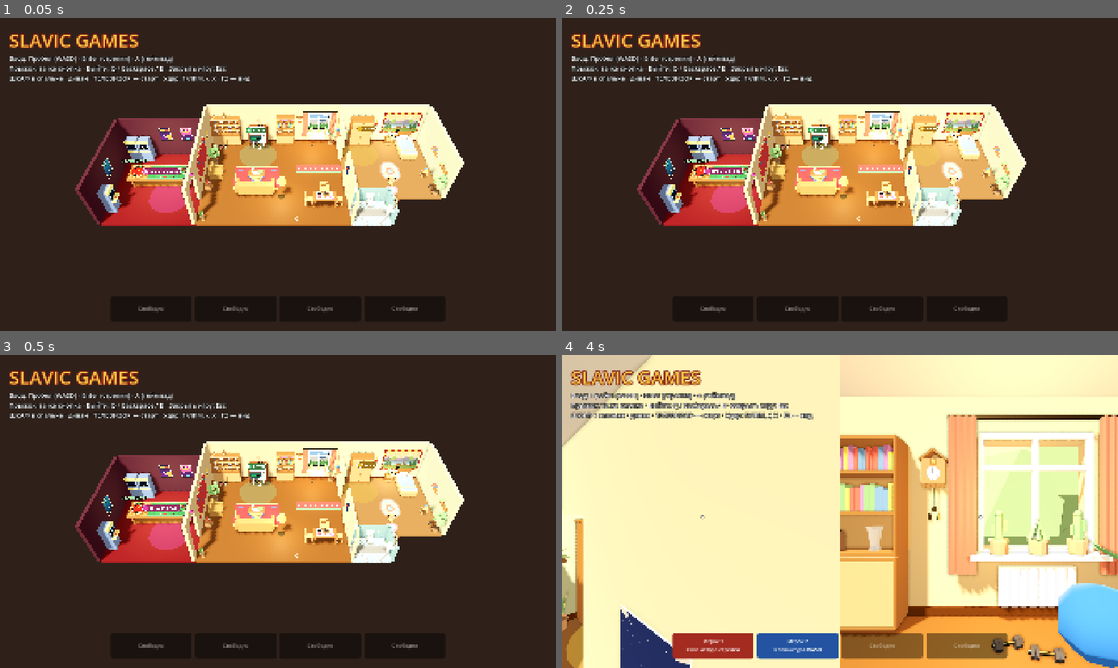
Above: before the commit, frames 1-4 (two rows, left to right).
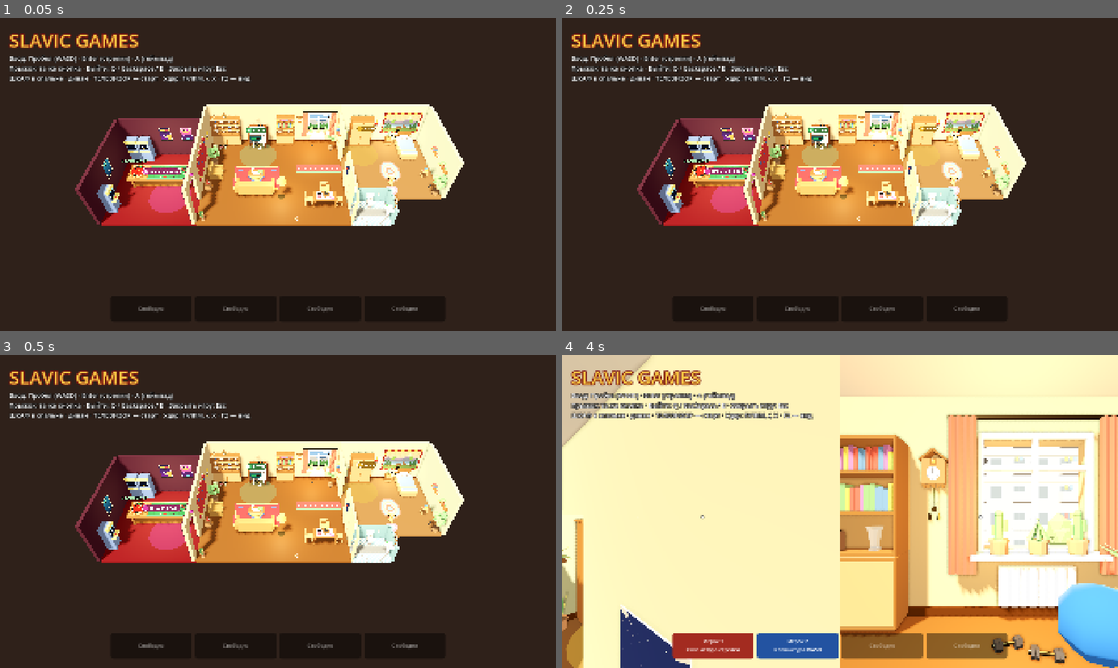
Above: after the commit, the same moments.

Repository: Gabrie1code/slavic-games
Game: Godot game, scene res://scenes/lobby/local_lobby.tscn
The game is run twice, just before and just after one commit, with the same random seed, the same clock (stepped at 60 frames per second) and the same inputs. Sound files missing from this copy of the repository are replaced by a short silence.
Inputs (mouse positions are in pixels of both pictures, inside the frame that each line leads up to):
- Up to frame 1 (0.05 s): no input
- Up to frame 2 (0.25 s): no input
- Up to frame 3 (0.5 s): no input
- Up to frame 4 (4 s): tap Enter (menu_arrow_confirm) at 0.5, 3.5 s; move the mouse to (962, 495) at 0.52 s; hold Right (menu_arrow_right) 0.53-1.28 s; tap Keypad Enter at 0.6 s; click (962, 495) at 0.67 s; tap Space at 0.77, 1.07, 1.52, 1.82, 3.77 s; move the mouse to (812, 511) at 1.27 s; hold Up (menu_arrow_up) 1.28-2.75 s; tap E at 1.35 s; move the mouse to (851, 505) at 2.02 s; tap Q at 2.1 s; drag from (812, 574) to (673, 464) at 2.77 s; move the mouse to (1006, 558) at 3.52 s; hold Left (menu_arrow_left) from 3.53 s (still down); tap C at 3.6 s

The runs differ from the first frame. In frame 1, less than 0.1% of the frame differs, in the area x 59-62%, y 35-43%; in frame 2, less than 0.1%; in frame 3, less than 0.1%; in frame 4, 4.2%, in the area x 75-100%, y 29-75%.

Commit message:
Вид из окна: высокий 3D-дом, деревья ниже, кусты, тропинки, голуби гуляют и улетают; пальма вперёд от шторы
Co-Authored-By: Claude Opus 5.5 <noreply@anthropic.com>
Claude-Session: https://claude.ai/code/session_01D8uwbRJurrt4bqrYm2joHC

Diff:
--- a/scenes/lobby/apartment.gd
+++ b/scenes/lobby/apartment.gd
@@ -408,53 +408,15 @@
 		Vector3((hx0 + hx1) / 2, hole.end.y + top / 2, z), material)
 
 
-## «Объёмный» вид из окна: плоские картинки на разной глубине за проёмом (деревья у дома,
-## дома напротив с двором, небо). Ближние при движении сдвигаются сильнее — получается объём.
-## Всё это видят только камеры от первого лица; сверху в проёме — плоская картинка.
+## «Объёмный» вид из окна: настоящий двор за проёмом (WindowView). Его видят только камеры
+## от первого лица; сверху в проёме — плоская картинка.
 func _build_window_view(window_pos: Vector3) -> void:
 	_hide_window_sky(_last_window)
 	var center_x := window_pos.x
-	var layers := [
-		# [картинка, ширина, высота, низ по Y, глубина за стеной]
-		["window_houses", 120.0, 18.0, -6.0, 28.0],
-		# Небо огромное: под любым углом из окна за ним не видно пустоты (была коричневая кайма).
-		["window_sky", 600.0, 320.0, -60.0, 60.0],
-	]
-	for layer: Array in layers:
-		var quad := MeshInstance3D.new()
-		var mesh := QuadMesh.new()
-		mesh.size = Vector2(layer[1], layer[2])
-		quad.mesh = mesh
-		var mat := StandardMaterial3D.new()
-		mat.albedo_texture = load("res://assets/textures/window/%s.png" % layer[0])
-		mat.shading_mode = BaseMaterial3D.SHADING_MODE_UNSHADED
-		if layer[0] != "window_sky":
-			mat.transparency = BaseMaterial3D.TRANSPARENCY_ALPHA_SCISSOR
-		quad.material_override = mat
-		quad.cast_shadow = GeometryInstance3D.SHADOW_CASTING_SETTING_OFF
-		quad.layers = FP_ONLY_LAYER
-		quad.position = Vector3(center_x, float(layer[3]) + float(layer[2]) / 2.0,
-			BACK_Z - 0.2 - float(layer[4]))
-		add_child(quad)
-	# Земля двора под окнами (между стеной и деревьями видно, если смотреть вниз).
-	var ground := _box(Vector3(400, 0.1, 60), Vector3(center_x, -6.05, BACK_Z - 30.2),
-		_mat(Color(0.37, 0.5, 0.28), 1.0))
-	ground.layers = FP_ONLY_LAYER
-	# Деревья у дома — настоящие 3D-модели на разной глубине (при ходьбе видно, что они объёмные).
-	var trees: Array[Vector3] = [
-		Vector3(-6.0, 0, 6.0), Vector3(-2.5, 0, 9.5), Vector3(2.0, 0, 6.5), Vector3(5.5, 0, 10.5),
-		Vector3(8.5, 0, 7.0), Vector3(-9.5, 0, 12.0), Vector3(0.5, 0, 15.0), Vector3(-4.0, 0, 18.0),
-	]
-	for i in trees.size():
-		var model := "tree_poplar" if i % 2 == 0 else "tree_birch"
-		var tree := (load("res://assets/models/courtyard/%s.glb" % model) as PackedScene) \
-			.instantiate() as Node3D
-		tree.position = Vector3(center_x + trees[i].x, -6.0, BACK_Z - 0.2 - trees[i].z)
-		tree.rotation.y = i * 1.7
-		tree.scale = Vector3.ONE * (1.6 + (i % 3) * 0.15)
-		add_child(tree)
-		_set_layers(tree, FP_ONLY_LAYER)
-		_no_shadow(tree)
+	# Двор за окном: небо, газон, тропинка, 3D-хрущёвки, деревья, кусты, голуби (WindowView).
+	var outside := WindowView.new()
+	outside.position = Vector3(center_x, 0, BACK_Z - 0.2)
+	add_child(outside)
 	# Сверху (общая камера) — прежняя плоская картинка прямо за проёмом.
 	var flat := MeshInstance3D.new()
 	var flat_mesh := QuadMesh.new()
@@ -491,7 +453,8 @@
 	var plant_size := Vector3(0.45, 1.0, 0.45)
 	# Фикус — у левой стены рядом с креслом (между телевизором и шкафом он влезал в мебель).
 	_solid(_model("plant_ficus"), plant_size, 0.5, Vector3(-5.5, 0, -1.55))
-	_solid(_model("plant_palm"), plant_size, 0.5, Vector3(2.62, 0, -3.6))
+	# Пальма — чуть вперёд от угла (в углу листья влезали в штору).
+	_solid(_model("plant_palm"), plant_size, 0.5, Vector3(2.55, 0, -3.05))
 	_solid(_model("plant_snake"), plant_size, 0.5, Vector3(-5.6, 0, 3.15))
 	_solid(_model("plant_snake"), plant_size, 0.5, Vector3(3.5, 0, -3.7), 0.8)
 	_solid(_model("plant_ficus"), plant_size, 0.5, Vector3(8.65, 0, 1.15), 1.3)
--- /dev/null
+++ b/scenes/lobby/window_view.gd
@@ -0,0 +1,167 @@
+class_name WindowView
+extends Node3D
+## Двор за окном гостиной (видно только от первого лица — слой Apartment.FP_ONLY_LAYER):
+## небо (огромная картинка), газон, тропинка, настоящие 3D-хрущёвки напротив, деревья пониже,
+## кусты и голуби: ходят по земле, иногда улетают, вместо них прилетают другие.
+## Узел ставится в точку под окном (x — центр окна, z — внешняя сторона стены); «вперёд» — −Z.
+
+const COURTYARD := "res://assets/models/courtyard/"
+const SKY := preload("res://assets/textures/window/window_sky.png")
+const GROUND_Y := -6.0
+const PIGEONS := 5
+## Где гуляют голуби (x — вбок, z — вглубь от стены).
+const PIGEON_AREA := Rect2(-5.0, 5.0, 10.0, 6.0)
+
+var _pigeons: Array[YardPigeon] = []
+
+
+func _ready() -> void:
+	_build_sky()
+	_build_ground()
+	_build_houses()
+	_build_greenery()
+	for i in PIGEONS:
+		_spawn_pigeon(false)
+
+
+func _process(delta: float) -> void:
+	for pigeon in _pigeons:
+		if not is_instance_valid(pigeon) or pigeon.flying:
+			continue
+		var walking: bool = pigeon.get_meta("walking", false)
+		if not walking and randf() < delta * 0.5:
+			_walk(pigeon)
+		elif randf() < delta * 0.025:
+			pigeon.fly_away(pigeon.global_position + Vector3(randf_range(-1, 1), 0, 1))
+
+
+func _build_sky() -> void:
+	var quad := MeshInstance3D.new()
+	var mesh := QuadMesh.new()
+	mesh.size = Vector2(600, 320)
+	quad.mesh = mesh
+	var mat := StandardMaterial3D.new()
+	mat.albedo_texture = SKY
+	mat.shading_mode = BaseMaterial3D.SHADING_MODE_UNSHADED
+	quad.material_override = mat
+	quad.position = Vector3(0, 100, -60)
+	_add(quad)
+
+
+## Газон, тропинка (вдоль окна и к подъезду напротив), бордюрчик.
+func _build_ground() -> void:
+	_box(Vector3(400, 0.1, 80), Vector3(0, GROUND_Y - 0.05, -40), Color(0.37, 0.5, 0.28))
+	var path := Color(0.62, 0.55, 0.45)
+	_box(Vector3(60, 0.04, 1.6), Vector3(0, GROUND_Y + 0.02, -7.5), path)
+	_box(Vector3(1.4, 0.04, 20), Vector3(3.0, GROUND_Y + 0.02, -18.0), path)
+	var curb := Color(0.75, 0.73, 0.68)
+	_box(Vector3(60, 0.1, 0.12), Vector3(0, GROUND_Y + 0.05, -6.65), curb)
+	_box(Vector3(60, 0.1, 0.12), Vector3(0, GROUND_Y + 0.05, -8.35), curb)
+
+
+## Хрущёвки напротив — настоящие 3D-модели, побольше (дом напротив видно высоким).
+func _build_houses() -> void:
+	_model("khrushchevka", Vector3(0, GROUND_Y, -32), 0.0, 1.35)
+	_model("khrushchevka", Vector3(-46, GROUND_Y, -42), 0.35, 1.35)
+	_model("khrushchevka", Vector3(46, GROUND_Y, -40), -0.4, 1.35)
+
+
+## Деревья пониже и не в центре (не закрывают дом), кусты вдоль тропинки.
+func _build_greenery() -> void:
+	var trees: Array[Vector3] = [
+		Vector3(-7.0, 0, -6.0), Vector3(7.5, 0, -6.5), Vector3(-11.0, 0, -12.0),
+		Vector3(11.5, 0, -11.0), Vector3(-5.5, 0, -20.0), Vector3(9.0, 0, -22.0),
+	]
+	for i in trees.size():
+		var model := "tree_poplar" if i % 2 == 0 else "tree_birch"
+		_model(model, trees[i] + Vector3(0, GROUND_Y, 0), i * 1.7, 1.0 + (i % 3) * 0.1)
+	var bushes: Array[Vector3] = [
+		Vector3(-4.0, 0, -5.2), Vector3(-1.5, 0, -5.0), Vector3(1.8, 0, -5.3),
+		Vector3(4.5, 0, -5.1), Vector3(-3.0, 0, -9.6), Vector3(5.2, 0, -9.8),
+		Vector3(-8.5, 0, -9.4), Vector3(0.5, 0, -10.0),
+	]
+	for i in bushes.size():
+		var model := "bush_round" if i % 2 == 0 else "bush_wide"
+		_model(model, bushes[i] + Vector3(0, GROUND_Y, 0), i * 0.9, 1.0 + (i % 3) * 0.15)
+
+
+# ---------------- Голуби ----------------
+
+func _spawn_pigeon(fly_in: bool) -> void:
+	var pigeon := YardPigeon.new()
+	add_child(pigeon)
+	_set_fp_only(pigeon)
+	pigeon.scale = Vector3.ONE * 1.6 # издалека (5–10 м) иначе их почти не видно
+	pigeon.flown.connect(_on_pigeon_flown)
+	_pigeons.append(pigeon)
+	var spot := _random_spot()
+	if fly_in:
+		pigeon.land_at(spot)
+	else:
+		pigeon.global_position = spot
+		pigeon.rotation.y = randf() * TAU
+
+
+func _on_pigeon_flown(pigeon: YardPigeon) -> void:
+	_pigeons.erase(pigeon)
+	get_tree().create_timer(randf_range(4.0, 10.0)).timeout.connect(_spawn_pigeon.bind(true))
+
+
+## Пройтись пешком в соседнюю точку (короткими шажками, клюя по пути).
+func _walk(pigeon: YardPigeon) -> void:
+	var from := pigeon.global_position
+	var target := from + Vector3(randf_range(-1.2, 1.2), 0, randf_range(-1.2, 1.2))
+	var local := to_local(target)
+	local.x = clampf(local.x, PIGEON_AREA.position.x, PIGEON_AREA.end.x)
+	local.z = clampf(local.z, -PIGEON_AREA.end.y, -PIGEON_AREA.position.y)
+	target = to_global(local)
+	if Vector2(target.x - from.x, target.z - from.z).length() < 0.2:
+		return
+	pigeon.look_at(Vector3(target.x, from.y, target.z), Vector3.UP)
+	pigeon.set_meta("walking", true)
+	var tween := pigeon.create_tween()
+	tween.tween_property(pigeon, "global_position", target, from.distance_to(target) / 0.5)
+	tween.tween_callback(func() -> void: pigeon.set_meta("walking", false))
+
+
+func _random_spot() -> Vector3:
+	var x := randf_range(PIGEON_AREA.position.x, PIGEON_AREA.end.x)
+	var z := -randf_range(PIGEON_AREA.position.y, PIGEON_AREA.end.y)
+	return to_global(Vector3(x, GROUND_Y, z))
+
+
+# ---------------- Помощники ----------------
+
+func _model(model_name: String, pos: Vector3, yaw: float, size: float) -> void:
+	var node := (load(COURTYARD + model_name + ".glb") as PackedScene).instantiate() as Node3D
+	node.position = pos
+	node.rotation.y = yaw
+	node.scale = Vector3.ONE * size
+	_add(node)
+
+
+func _box(size: Vector3, pos: Vector3, color: Color) -> void:
+	var mesh_instance := MeshInstance3D.new()
+	var box := BoxMesh.new()
+	box.size = size
+	mesh_instance.mesh = box
+	var mat := StandardMaterial3D.new()
+	mat.albedo_color = color
+	mat.roughness = 1.0
+	mesh_instance.material_override = mat
+	mesh_instance.position = pos
+	_add(mesh_instance)
+
+
+func _add(node: Node3D) -> void:
+	add_child(node)
+	_set_fp_only(node)
+
+
+## Только для камер от первого лица и без теней в комнату.
+func _set_fp_only(node: Node) -> void:
+	if node is GeometryInstance3D:
+		(node as GeometryInstance3D).layers = Apartment.FP_ONLY_LAYER
+		(node as GeometryInstance3D).cast_shadow = GeometryInstance3D.SHADOW_CASTING_SETTING_OFF
+	for child in node.get_children():
+		_set_fp_only(child)
Not shown, changed: docs/PROJECT_LOG.md
